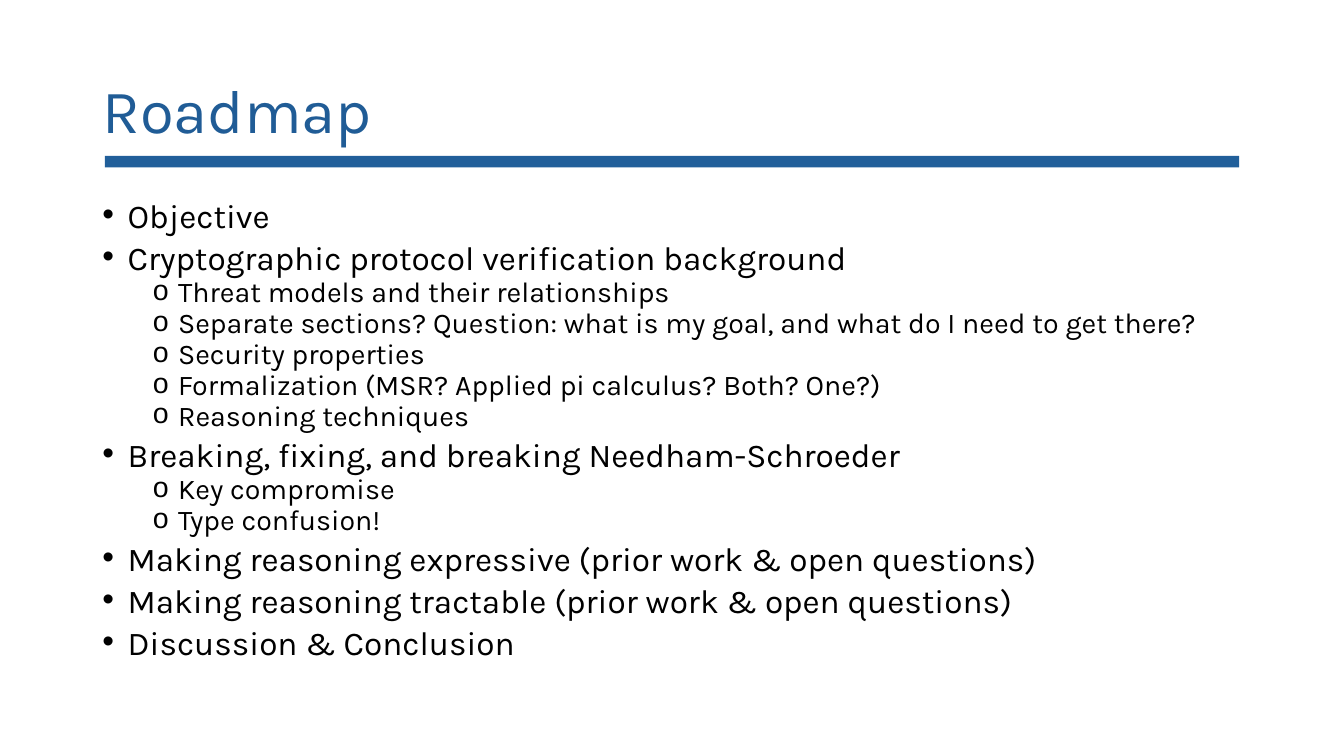
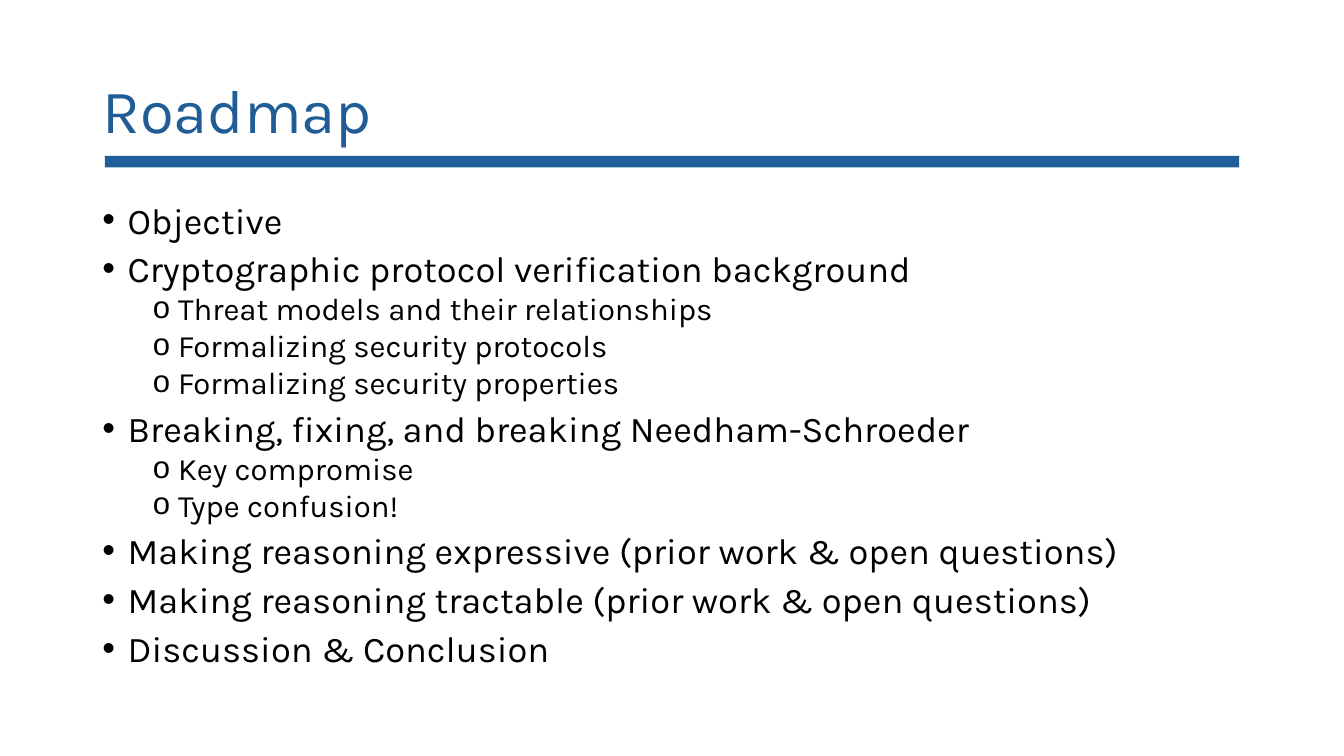
Before and after one commit to lorchrob/comprehensive_exam, a slide deck: slide 5 of Comp slides.pptx (slide 6 before the commit). Drawn at 1344x756 pixels with LibreOffice and Linux fonts; fonts in the diff are those of the drawing. Boxes give left, top, right and bottom in pixels: in the first picture for what was removed or moved away, otherwise in the second. Text is boxed around its words. In the diff, an @@ line names an element or a change of style, - is before the commit and + after.

```diff
--- a/Comp slides.pptx
+++ b/Comp slides.pptx
@@ text at (128,209,1118,663): size 23.8 to 25.9 pt in "Objective", "Cryptographic protocol verification background", "Breaking, fixing, and breaking Needham-Schroeder", "Making reasoning expressive (prior work & open ..." and 2 more places; size 20.4 to 22.2 pt in "Threat models and their relationships", "Key compromise", "Type confusion!"; line spacing 0.7 to 0.8 @@
@@ text at (178,335,619,401): text changed; size 20.4 to 22.2 pt @@
-  o Separate sections? Question: what is my goal, and what do I need to get there?
-  o Security properties
-  o Formalization (MSR? Applied pi calculus? Both? One?)
-  o Reasoning techniques
+  o Formalizing security protocols
+  o Formalizing security properties
```
Also in this commit, not shown: 10 other slides changed, 19 slides added, 1 slide removed, 2 other files.
